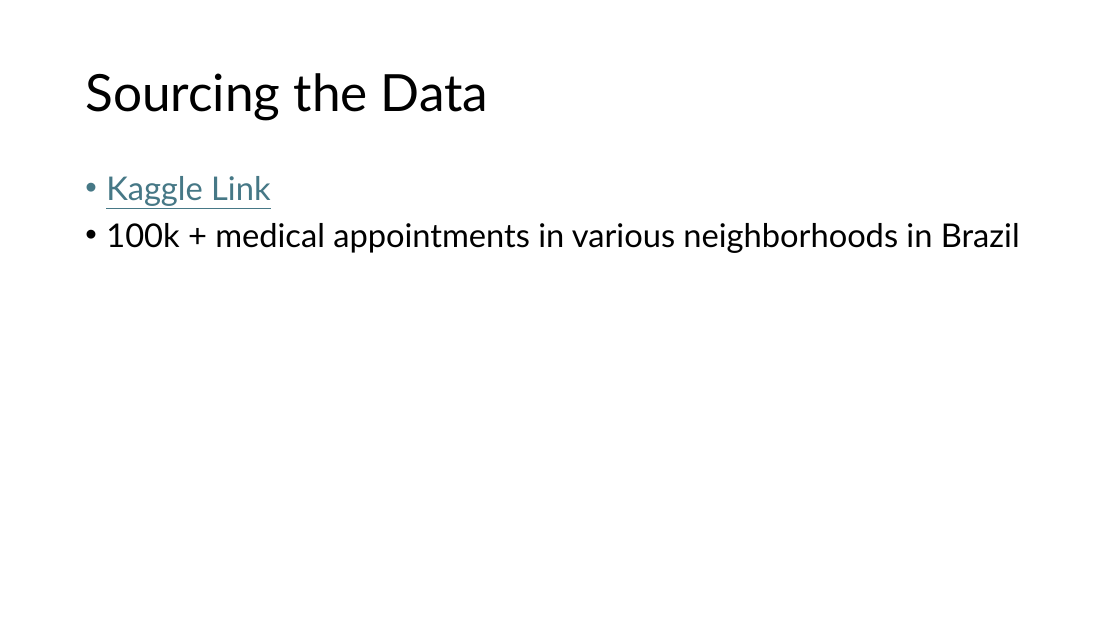
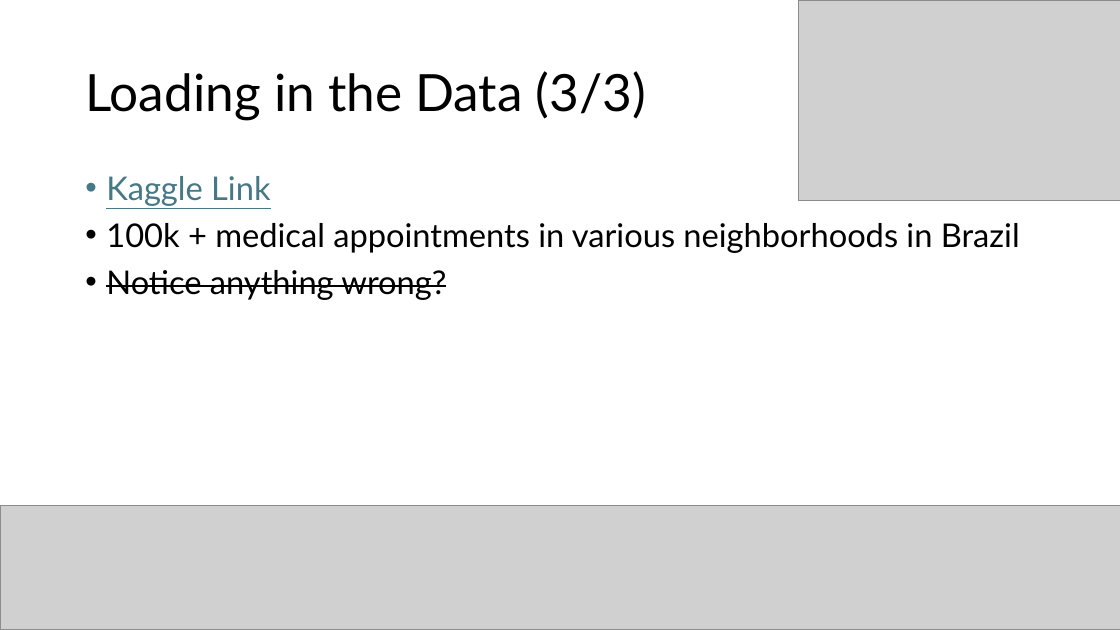
Before and after one commit to dwang0120/Hospital-No-Shows, a slide deck: slide 4 of Hospital No Shows.pptx (slide 2 before the commit). Drawn at 1120x630 pixels with LibreOffice and Linux fonts; fonts in the diff are those of the drawing; grey boxes stand for pictures. Boxes give left, top, right and bottom in pixels: in the first picture for what was removed or moved away, otherwise in the second. Text is boxed around its words. In the diff, an @@ line names an element or a change of style, - is before the commit and + after.

```diff
--- a/Hospital No Shows.pptx
+++ b/Hospital No Shows.pptx
@@ picture added at box(799, 0, 1120, 201) @@
@@ title at box(85, 71, 646, 120): text changed @@
-Sourcing the Data
+Loading in the Data (3/3)
@@ text at box(106, 270, 446, 300): paragraph added @@
+• Notice anything wrong?
@@ picture added at box(0, 506, 1120, 630) @@
```
Also in this commit, not shown: 8 other slides changed, 9 slides added, 3 slides removed, 1 other file.
